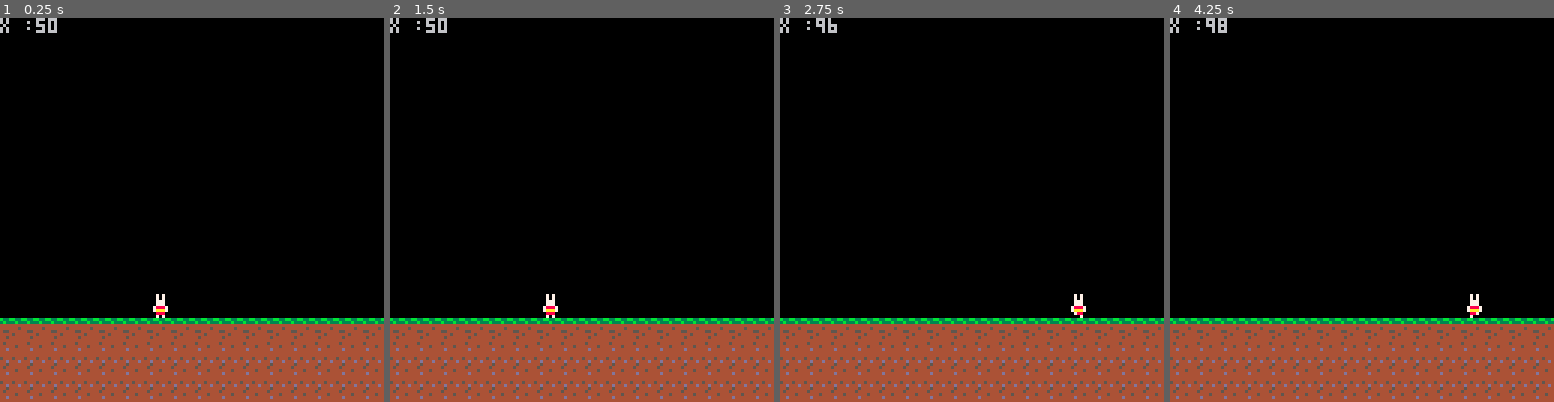
Above: before the commit, frames 1-4 (left to right).
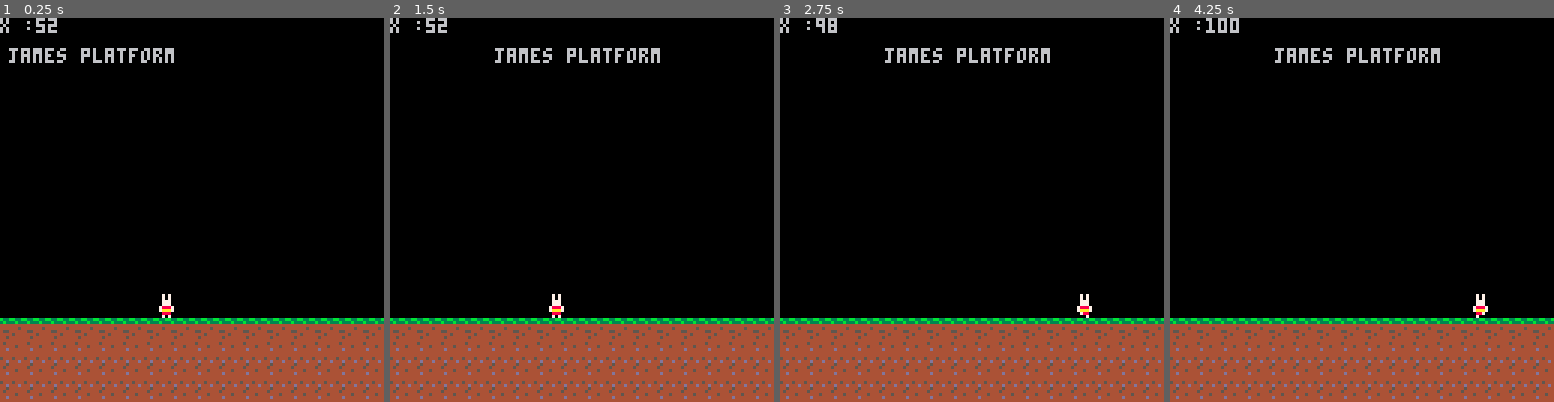
Above: after the commit, the same moments.

Repository: TimTheEnchanter/Pico8Platformer
Game: PICO-8 cartridge james_platform.p8
Same seed, same stepped clock (60 frames per second), same inputs: the game is played once before the commit and once after it.
Inputs:
- Up to frame 1 (0.25 s): no input
- Up to frame 2 (1.5 s): no input
- Up to frame 3 (2.75 s): hold Right 1.6-2.1 s; hold Right from 2.47 s (still down)
- Up to frame 4 (4.25 s): release Right at 3.03 s; hold Left 3.08-3.58 s; hold Right from 4.02 s (still down)

The runs differ from the first frame. In frame 1, 1.0% of the frame differs, in the area x 2-46%, y 0-79%; in frame 2, 1.0%; in frame 3, 1.0%; in frame 4, 1.1%, in the area x 9-83%, y 0-79%.

Commit message:
add intro text

Diff:
--- a/james_platform.p8
+++ b/james_platform.p8
@@ -7,6 +7,13 @@
 player.sprite = 0 -- the current player sprite
 player.speed = 2 -- the speed at which the player is going to move
 player.moving = false -- is used as a marker to see if the player is moving
+player.isintro = true
+
+jamestext = {}
+jamestext.x = -5
+jamestext.y = 5
+jamestext.speed = 1
+jamestext.xlimit = 35
 
 function moveanim()
     player.moving = true -- set the marker to indicate that the player is moving
@@ -15,6 +22,21 @@
     if player.sprite > 2 then
         player.sprite = 0 -- if the index is over 2, reset
     end
+end
+
+function showintrotext()
+	if jamestext.x < jamestext.xlimit then
+		jamestext.x += jamestext.speed
+	end
+	print("james platform", jamestext.x, 10)
+
+	if player.isintro == true then
+		player.x += player.speed
+		moveanim()
+		if player.x >= jamestext.xlimit then
+			player.isintro = false
+		end
+	end
 end
 
 function _update() --called at 30fps
@@ -43,6 +65,7 @@
     spr( player.sprite, player.x, player.y) -- draw the sprite using the values of our player object
     map(0,0,0,20,124,124)
     print("x :"..player.x, 0, 0) -- log the x value
+				showintrotext()
 end
 __gfx__
 00707000007070000070700000000000000000000000000000000000000000000000000000000000000000000000000000000000000000000000000000000000
